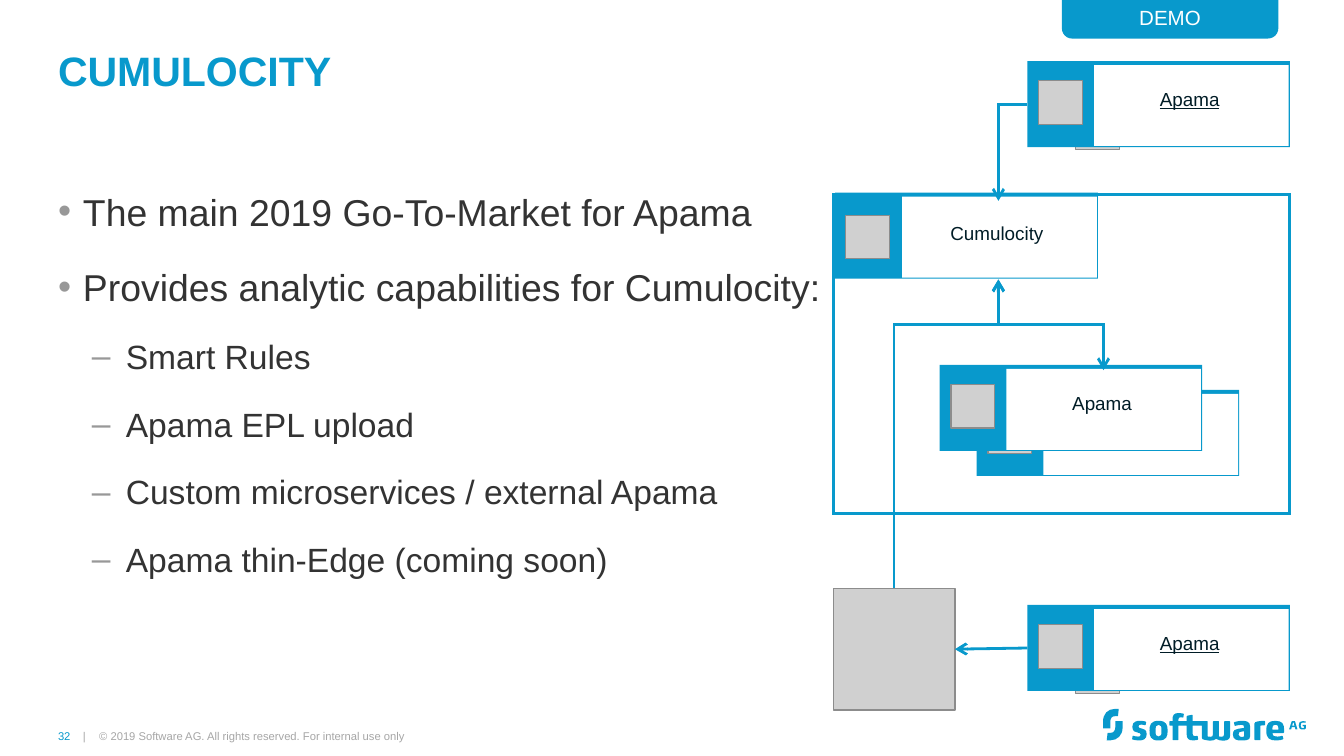
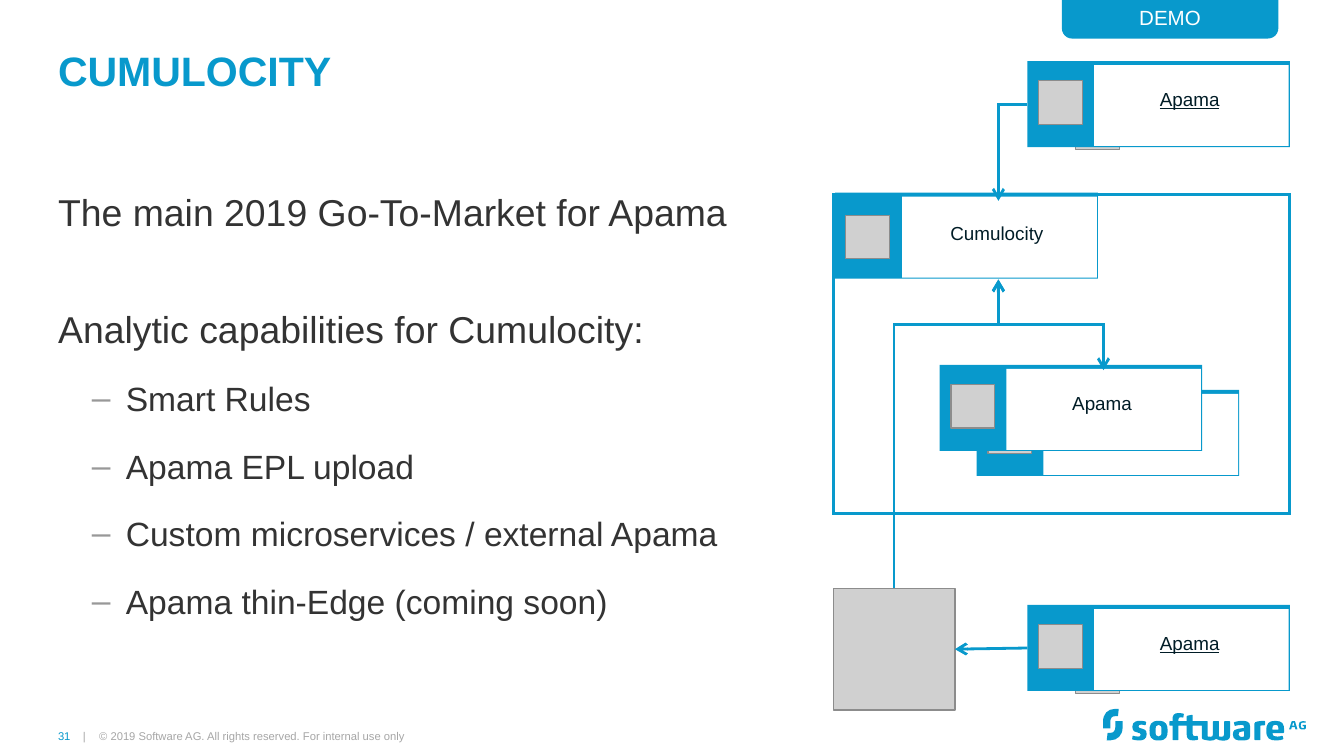
Before and after one commit to Cumulocity-IoT/apama-streaming-analytics-intro-training, a slide deck: slide 31 of Apama GAP Training.pptx (slide 32 before the commit). Drawn at 1344x756 pixels with LibreOffice and Linux fonts; fonts in the diff are those of the drawing; grey boxes stand for pictures; background and template pictures are left out. Boxes give left, top, right and bottom in pixels: in the first picture for what was removed or moved away, otherwise in the second. Text is boxed around its words. In the diff, an @@ line names an element or a change of style, - is before the commit and + after.

```diff
--- a/Apama GAP Training.pptx
+++ b/Apama GAP Training.pptx
@@ text at [58,199,726,233]: bullet • to none @@
@@ text at [58,316,643,350]: text changed @@
-• Provides analytic capabilities for Cumulocity:
+Analytic capabilities for Cumulocity:
@@ page number at [58,732,70,740]: text changed @@
-32 |
+31 |
```
Also in this commit, not shown: 21 other slides changed, 1 slide added, 2 slides removed.
